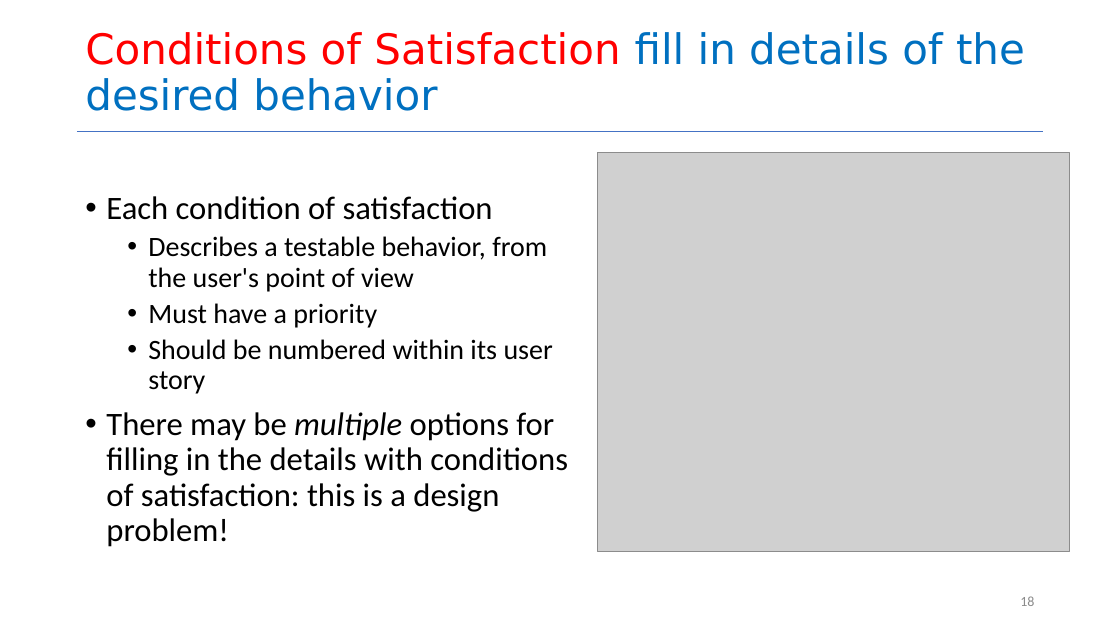
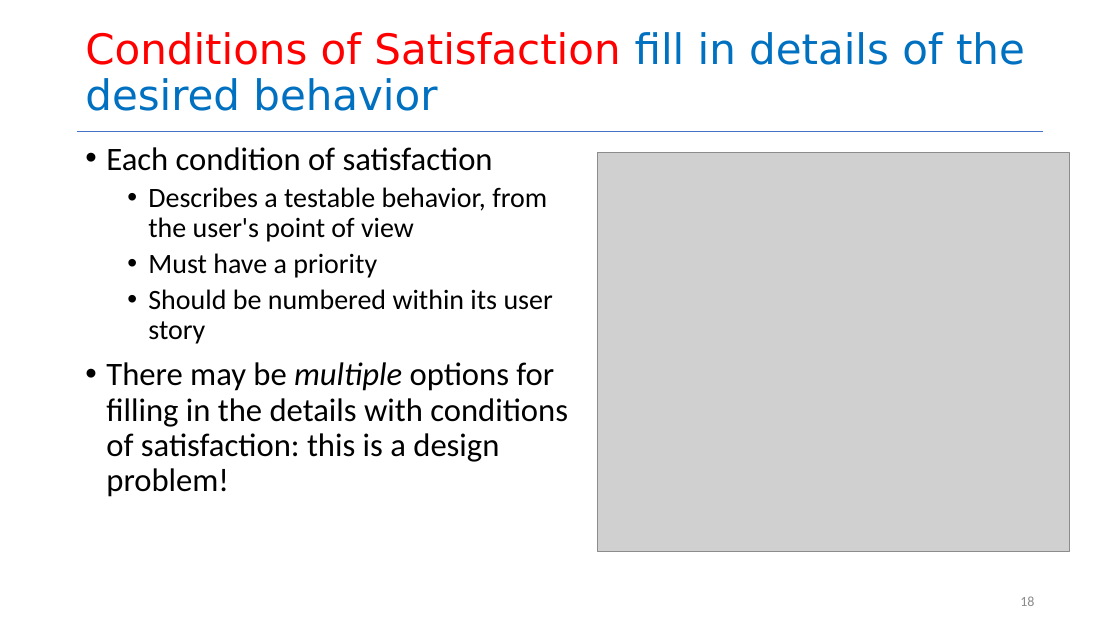
Before and after one commit to neu-se/CS4530-Fall-2026, a slide deck: slide 18 of Slides/Module 01.2 User Stories.pptx. Drawn at 1120x630 pixels with LibreOffice and Linux fonts; fonts in the diff are those of the drawing; grey boxes stand for pictures. Boxes give left, top, right and bottom in pixels: in the first picture for what was removed or moved away, otherwise in the second. Text is boxed around its words. In the diff, an @@ line names an element or a change of style, - is before the commit and + after.

```diff
--- a/Slides/Module 01.2 User Stories.pptx
+++ b/Slides/Module 01.2 User Stories.pptx
@@ text "Each condition of satisfaction" at (106,147,568,497): vertical alignment middle to top @@
```
Also in this commit, not shown: 4 other slides changed, 3 other files.
